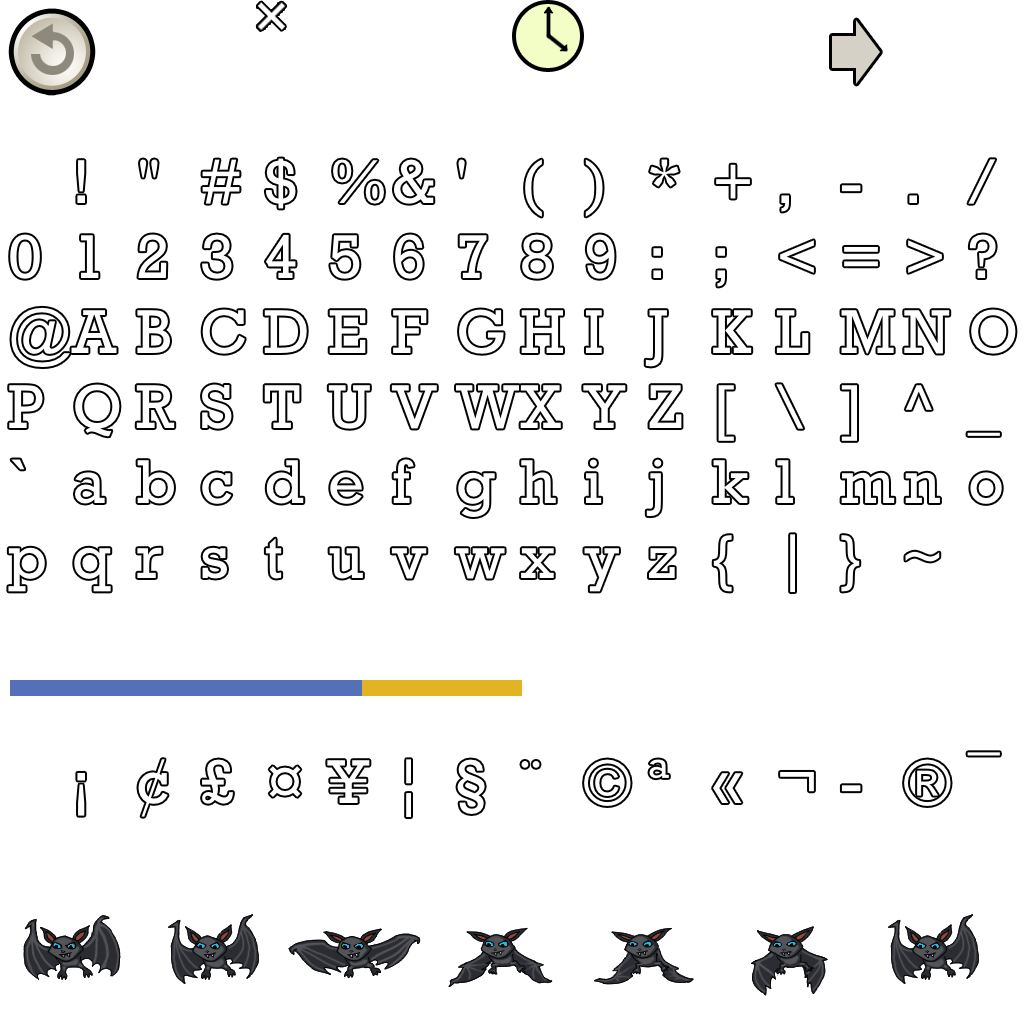
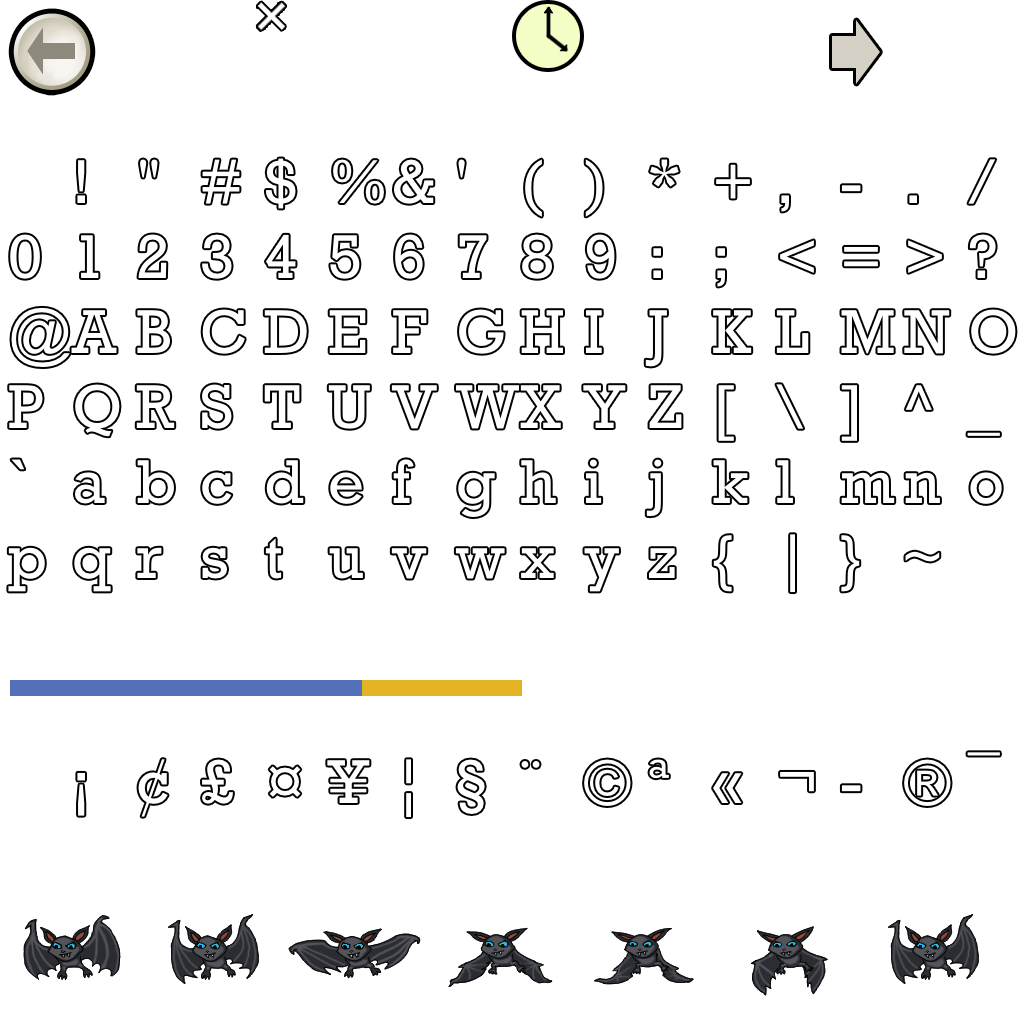
Revision of a layered (1024, 1024) image; what changed, layer by layer:
moved "back" above "frame", painted on it over [19, 17, 91, 83]
